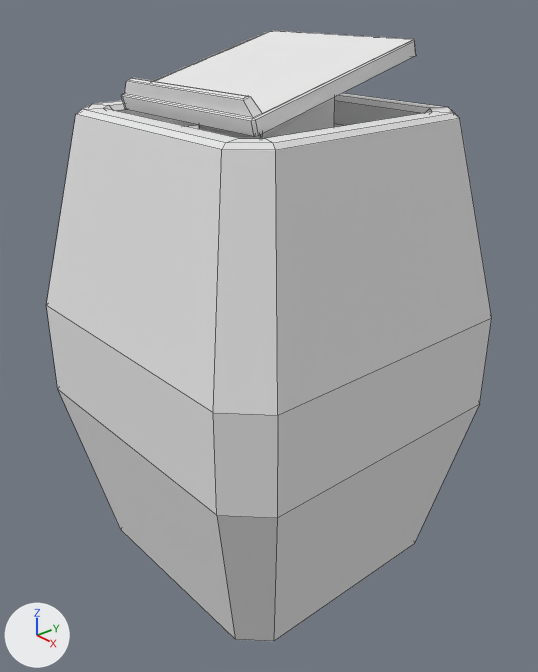
What one commit did to the Blender file Assets/Model/Blend/Stand_02.blend.
Both versions are drawn from a 50 mm camera at (1.395, -1.205, 1.513) aimed at (0.019, -0.008, 0.66). Lighting does not change. The marker at lower left points along +X, +Y and +Z. Mesh edges are drawn as thin lines.

Objects in the first picture: 'Stand_02'.
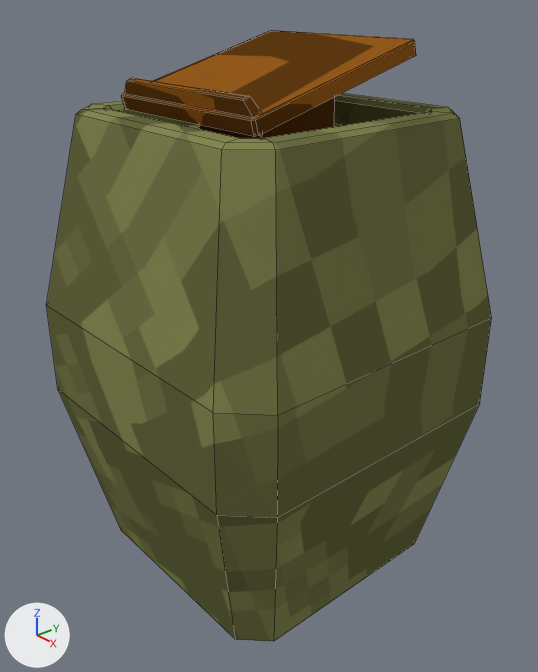
Where the change shows, as pixel boxes (x1, y1, x2, y2) in the pictures (538 x 672 px):
'Stand_02', surface changed, reshaped (grey to yellow)
    both: (46, 30, 492, 642)

Edits to the bpy script that builds the scene:
```text
Add img_stand_02_tex:
    img_stand_02_tex = load_image('Stand_02_Tex', '../Materials/Stand_02_Tex.png', 32, 32, 'sRGB')
Change mat_stand_02_mat:
    add n2 = _N.new('ShaderNodeTexImage'); n2.name = 'Image Texture'
    add n2.image = img_stand_02_tex
    add n2.interpolation = 'Closest'
    add n3 = _N.new('ShaderNodeMapping'); n3.name = 'Mapping'
    add n4 = _N.new('ShaderNodeTexCoord'); n4.name = 'Texture Coordinate'
    where n1 = _N.new('ShaderNodeBsdfDiffuse'); n1.name = 'Diffuse BSDF'
    add _L.new(n2.outputs[0], n1.inputs[0])  # 'Color' to 'Color'
    add _L.new(n3.outputs[0], n2.inputs[0])  # 'Vector' to 'Vector'
    add _L.new(n4.outputs[2], n3.inputs[0])  # 'UV' to 'Vector'
Change me_stand_02:
    used by ob_stand_02; location = (0.0, 0.0, 0.0); rotation_euler = (1.571, 0.0, 0.0), in degrees (90, 0, 0)
    remove me_stand_02.from_pydata(...)  # 116 vertices, 114 faces; spans x -0.454..0.454, y 0.0..1.405, z -0.454..0.454
    add me_stand_02.from_pydata(...)  # 116 vertices, 113 faces; spans x -0.454..0.454, y 0.0..1.405, z -0.454..0.454
    me_stand_02 part 1: 113 kept faces spanning x -0.454..0.454, y 0.0..1.405, z -0.454..0.454 get new texture (UV) coordinates
```
